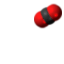
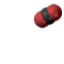
Layers edited between the first and the second 64×64 image:
painted on "carbon-dioxide.png" over [34, 3, 62, 28]
